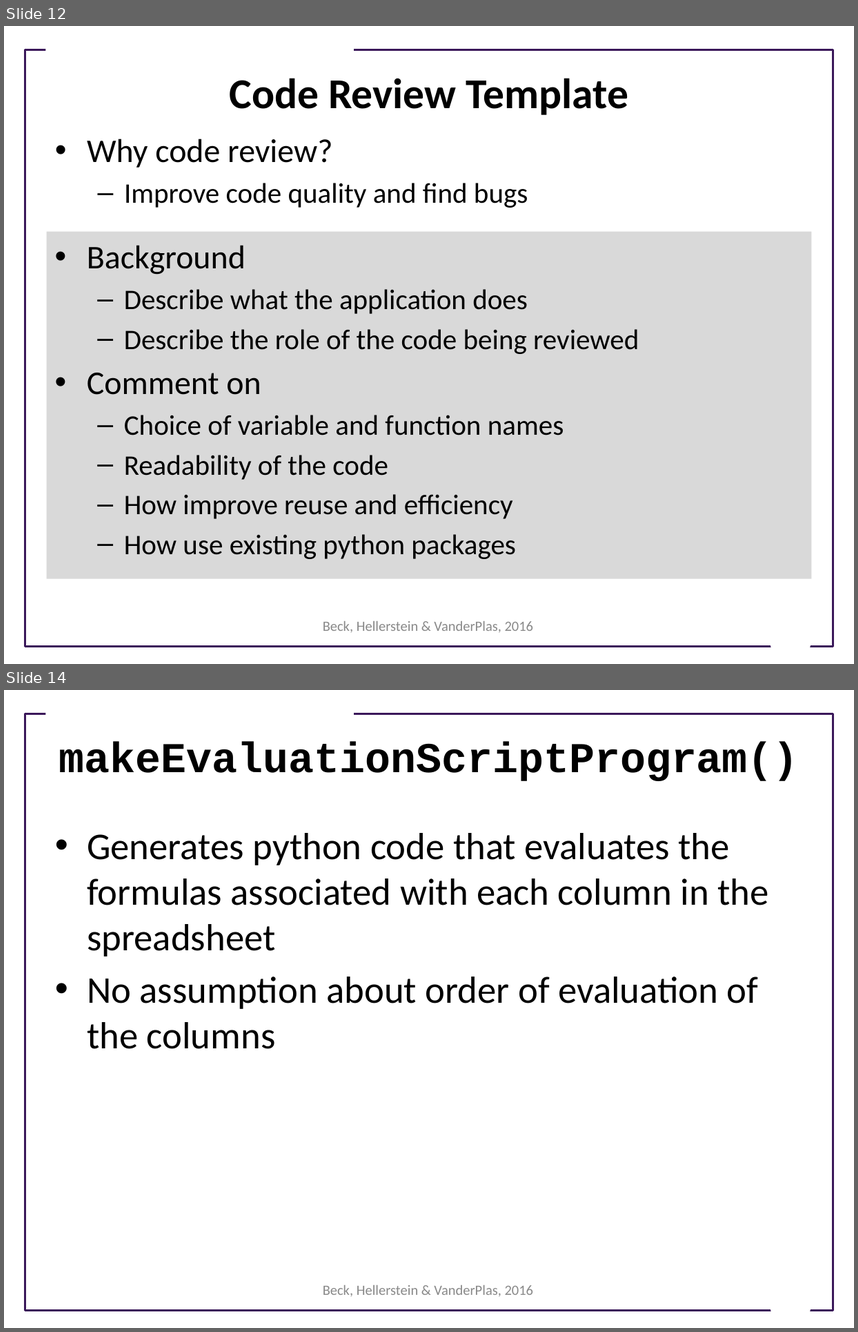
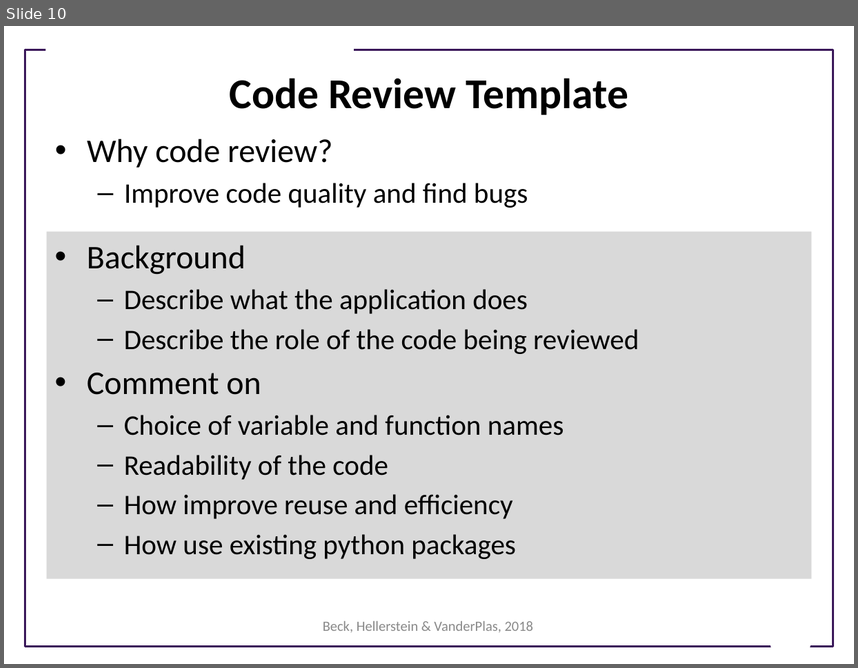
Before and after one commit to UWSEDS/LectureNotes-Spring2018, a slide deck: 03-Working-in-Teams.pptx. Shown one above the other, each under a label of ours: slides 12 and 14 before the commit, slide 10 after it; the slides between them are not shown. The pictures are 858x1332 and 858x668 pixels, drawn with LibreOffice and Linux fonts; fonts in the diff are those of the drawing; background and template pictures are left out. Boxes give left, top, right and bottom in pixels: in the first picture for what was removed or moved away, otherwise in the second. Text is boxed around its words. In the diff, an @@ line names an element or a change of style, - is before the commit and + after.

```diff
--- a/03-Working-in-Teams.pptx
+++ b/03-Working-in-Teams.pptx
@@ slide 14 removed at <box>4,690,854,1328</box>, background #FFFFFF; not listed: 3 template elements that a slide beside it also shows @@
@@ title removed at <box>59,742,799,781</box> @@
-makeEvaluationScriptProgram()
@@ text removed at <box>87,833,769,1049</box> @@
-• Generates python code that evaluates the formulas associated with each column in the spreadsheet
-• No assumption about order of evaluation of the columns
@@ text removed at <box>323,1285,534,1296</box> @@
-Beck, Hellerstein & VanderPlas, 2016
@@ what was slide 12 is now slide 10 @@
@@ slide 10 changed as well @@
@@ text at <box>323,621,534,632</box>: text changed @@
-Beck, Hellerstein & VanderPlas, 2016
+Beck, Hellerstein & VanderPlas, 2018
```
Also in this commit, not shown: 16 other slides changed, 4 slides added, 5 other slides removed, 1 other file.
